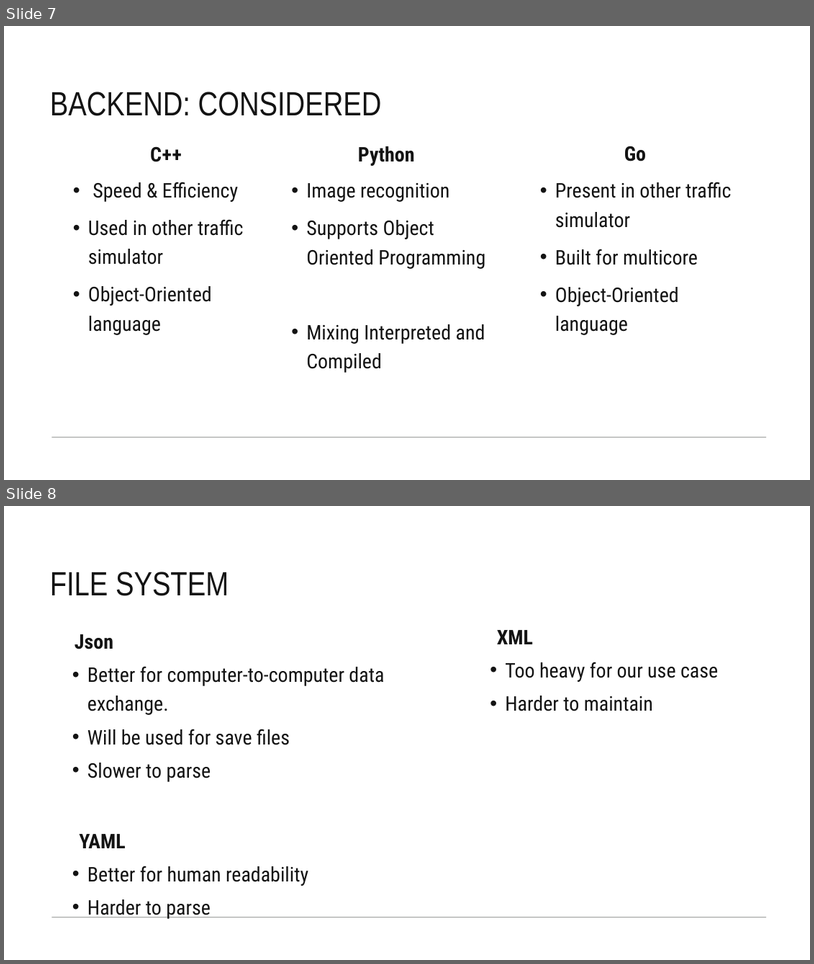
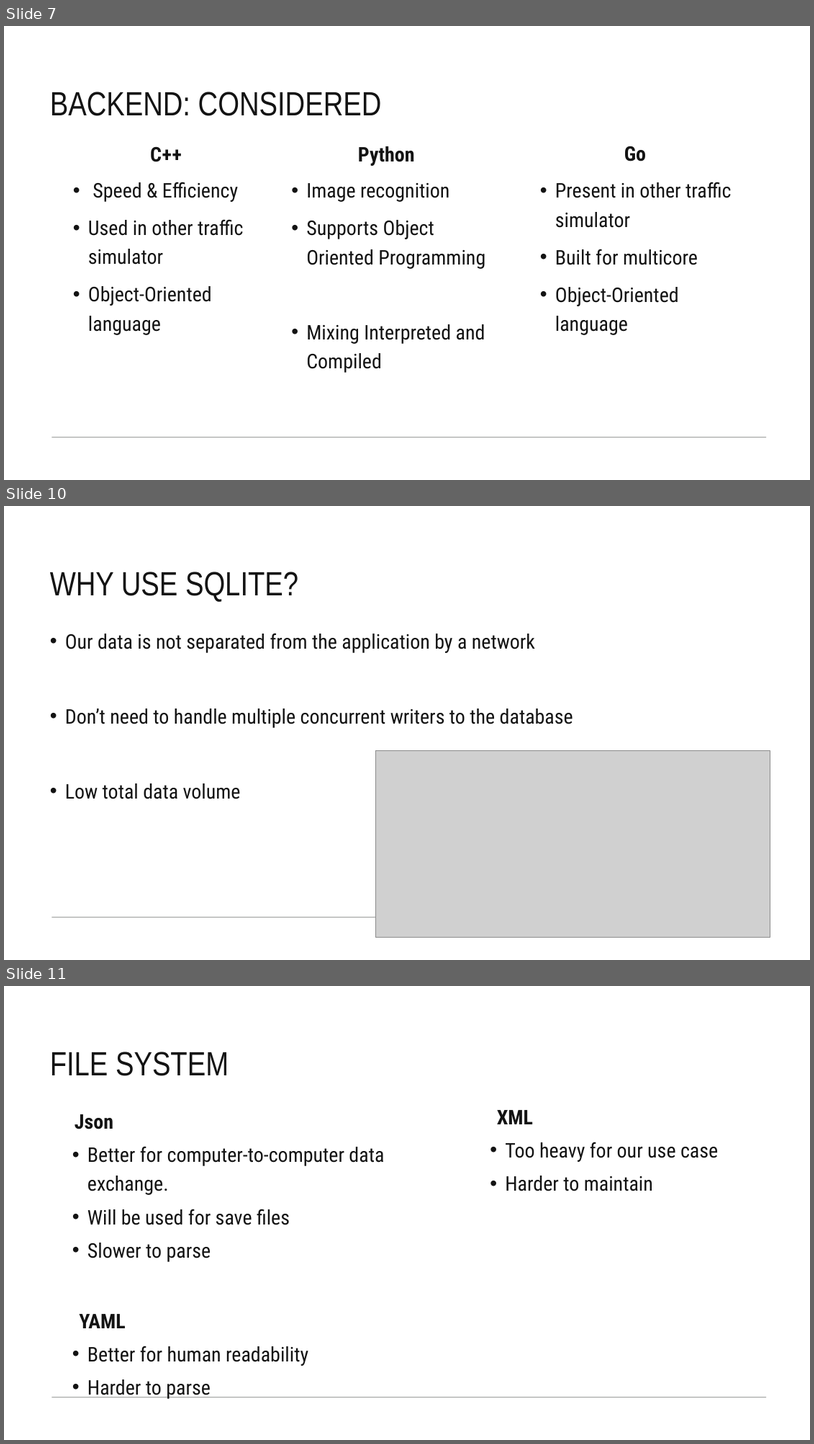
Before and after one commit to Team-Gala-JP/Team-Gala-JP, a slide deck: Team Gala Tech Stack.pptx. Shown one above the other, each under a label of ours: slides 7 and 8 before the commit, slides 7, 10 and 11 after it; the slides between them are not shown. The pictures are 814x964 and 814x1444 pixels, drawn with LibreOffice and Linux fonts; fonts in the diff are those of the drawing; grey boxes stand for pictures. Boxes give left, top, right and bottom in pixels: in the first picture for what was removed or moved away, otherwise in the second. Text is boxed around its words. In the diff, an @@ line names an element or a change of style, - is before the commit and + after.

Commit message:
Completed 2 slides for the database portion, 1 work in progress slide

```diff
--- a/Team Gala Tech Stack.pptx
+++ b/Team Gala Tech Stack.pptx
@@ slide 10 added at (4, 506, 810, 960), background #FFFFFF; not listed: 1 template element that a slide beside it also shows @@
@@ title added at (50, 572, 298, 602), 40 pt, text #131313 @@
+WHY USE SQLITE?
@@ text added at (65, 633, 574, 799), 24 pt, text #131313 @@
+• Our data is not separated from the application by a network
+• Don’t need to handle multiple concurrent writers to the database
+• Low total data volume
@@ picture added at (376, 750, 771, 937) @@
@@ what was slide 8 is now slide 11 @@
```
Also in this commit, not shown: 2 other slides added.
